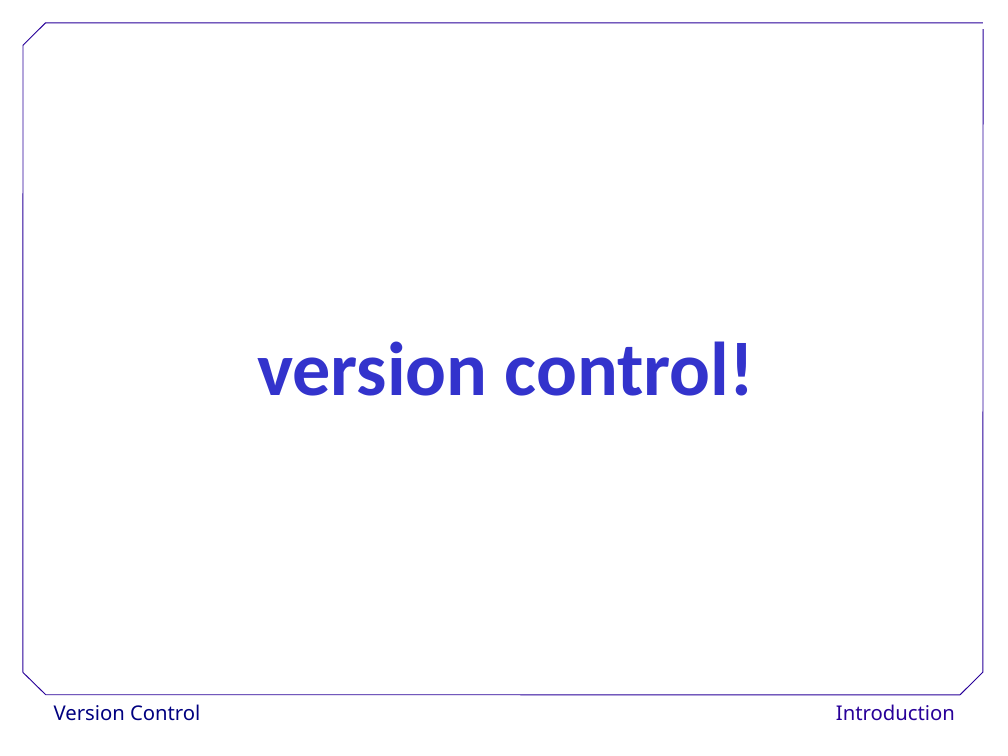
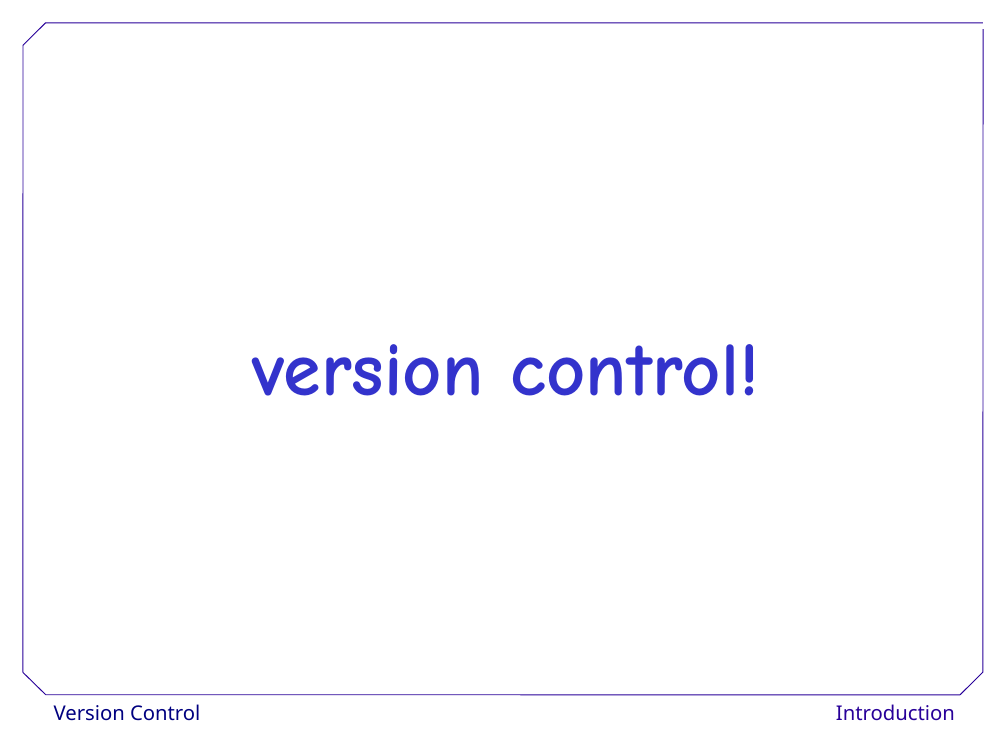
Before and after one commit to jdblischak/2013-10-03-pasteur, a slide deck: slide 13 of lessons/pasteur-bc/git/intro_diego.ppt. Drawn at 1008x756 pixels with LibreOffice and Linux fonts; fonts in the diff are those of the drawing; background and template pictures are left out. Boxes give left, top, right and bottom in pixels: in the first picture for what was removed or moved away, otherwise in the second. Text is boxed around its words. In the diff, an @@ line names an element or a change of style, - is before the commit and + after.

```diff
--- a/lessons/pasteur-bc/git/intro_diego.ppt
+++ b/lessons/pasteur-bc/git/intro_diego.ppt
@@ text "version control!" at (x1=253, y1=344, x2=760, y2=396): font Calibri to Comic Neue @@
```
Also in this commit, not shown: 6 other slides changed, 3 slides added, 3 slides removed.
